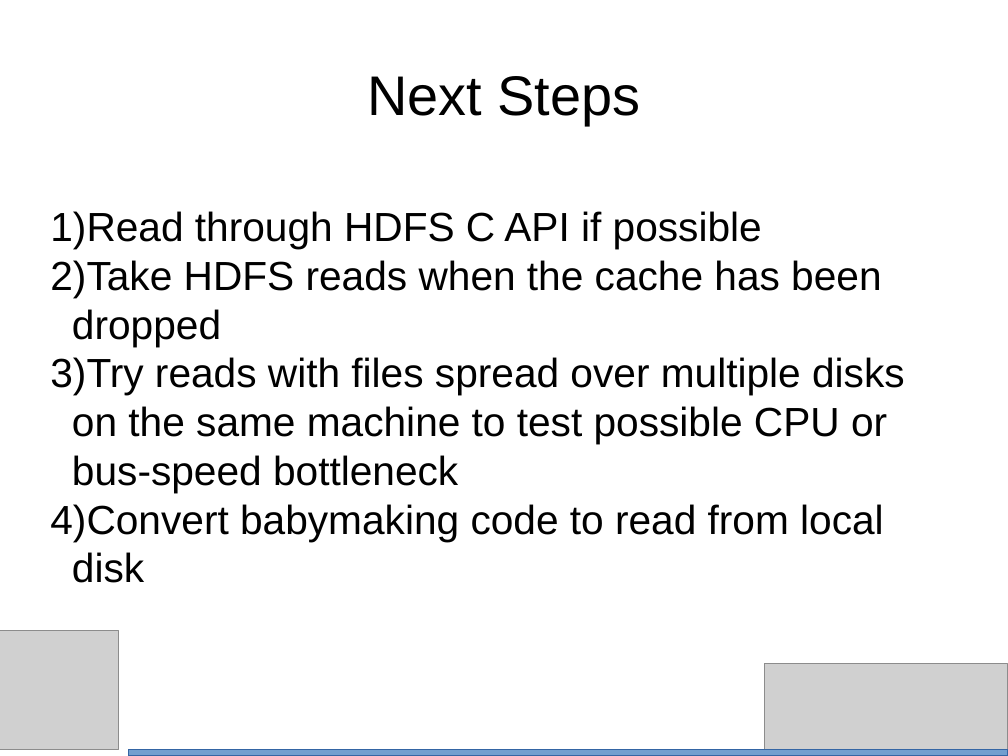
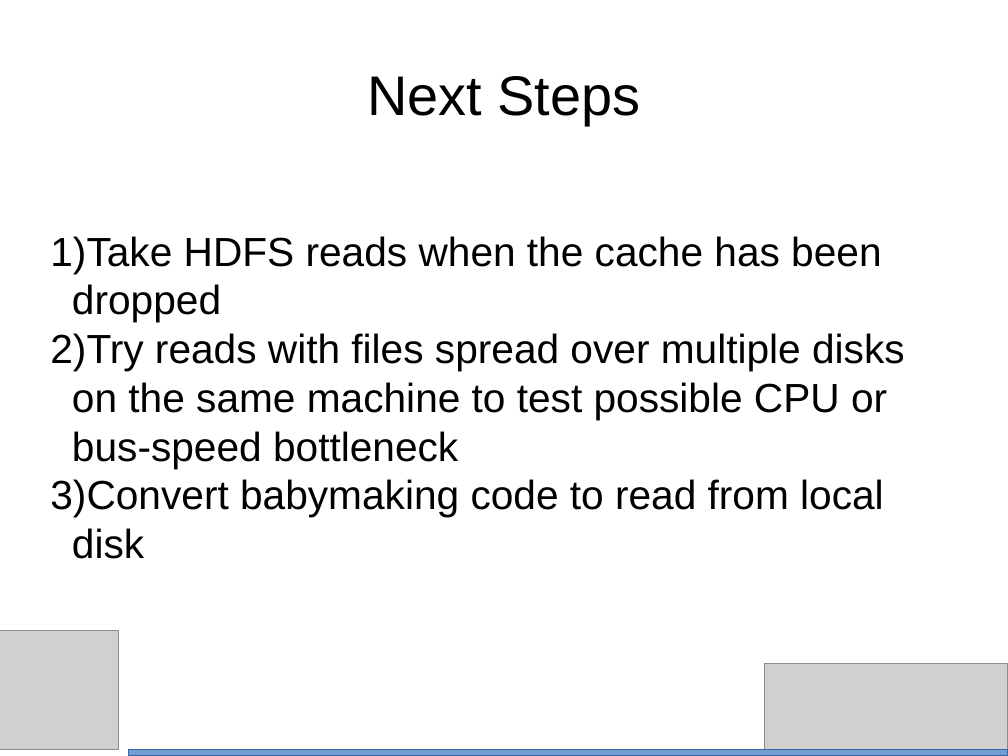
Before and after one commit to bth5032/CMS, a slide deck: slide 13 of Summer_2015/IOHeavyCI/Results/Powerpoint/performance.odp (slide 11 before the commit). Drawn at 1008x756 pixels with LibreOffice and Linux fonts; fonts in the diff are those of the drawing; grey boxes stand for pictures. Boxes give left, top, right and bottom in pixels: in the first picture for what was removed or moved away, otherwise in the second. Text is boxed around its words. In the diff, an @@ line names an element or a change of style, - is before the commit and + after.

```diff
--- a/Summer_2015/IOHeavyCI/Results/Powerpoint/performance.odp
+++ b/Summer_2015/IOHeavyCI/Results/Powerpoint/performance.odp
@@ subtitle at box(50, 211, 762, 249): paragraph removed @@
-1) Read through HDFS C API if possible
```
Also in this commit, not shown: 4 other slides changed, 2 slides added, 5 other files.
